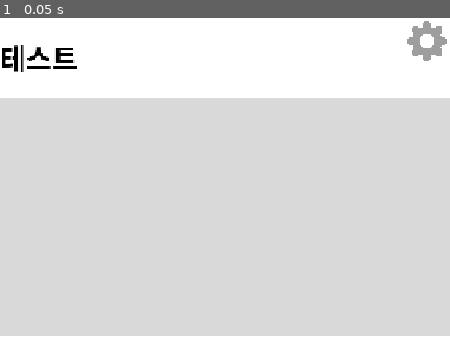
Above: before the commit, frame 1.
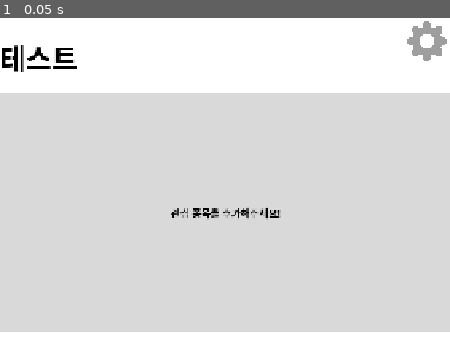
Above: after the commit, the same moment.

Repository: Ring208/Paper_Trading_Test
Game: Godot game, scene res://scene/main_game.tscn
Same seed, same stepped clock (60 frames per second), same inputs: the game is played once before the commit and once after it.
Inputs:
- Up to frame 1 (0.05 s): no input

The runs differ from the first frame. In frame 1, 3.2% of the frame differs, in the area x 0-100%, y 23-99%.

Commit message:
Update main_game.tscn

Diff:
--- a/scene/main_game.tscn
+++ b/scene/main_game.tscn
@@ -46,20 +46,28 @@
 text = "테스트"
 
 [node name="ColorRect2" type="ColorRect" parent="CanvasLayer" unique_id=1858547896]
-anchors_preset = -1
-anchor_left = 45.000004
-anchor_right = 45.000004
-offset_left = -32400.002
-offset_top = 128.0
-offset_right = -31680.002
-offset_bottom = 510.0
-color = Color(0.851769, 0.8517689, 0.85176885, 1)
-
-[node name="TextureButton" type="TextureButton" parent="CanvasLayer" unique_id=833344318]
-anchors_preset = -1
+anchors_preset = 5
 anchor_left = 0.5
 anchor_right = 0.5
 offset_left = -360.0
-offset_top = 128.0
+offset_top = 121.0
 offset_right = 360.0
-offset_bottom = 510.0
+offset_bottom = 503.0
+grow_horizontal = 2
+color = Color(0.851769, 0.8517689, 0.85176885, 1)
+
+[node name="Label" type="Label" parent="CanvasLayer/ColorRect2" unique_id=836589944]
+layout_mode = 1
+anchors_preset = 8
+anchor_left = 0.5
+anchor_top = 0.5
+anchor_right = 0.5
+anchor_bottom = 0.5
+offset_left = -20.0
+offset_top = -11.5
+offset_right = 20.0
+offset_bottom = 11.5
+grow_horizontal = 2
+grow_vertical = 2
+theme_override_colors/font_color = Color(0, 0, 0, 1)
+text = "관심 종목을 추가해주세요!"
